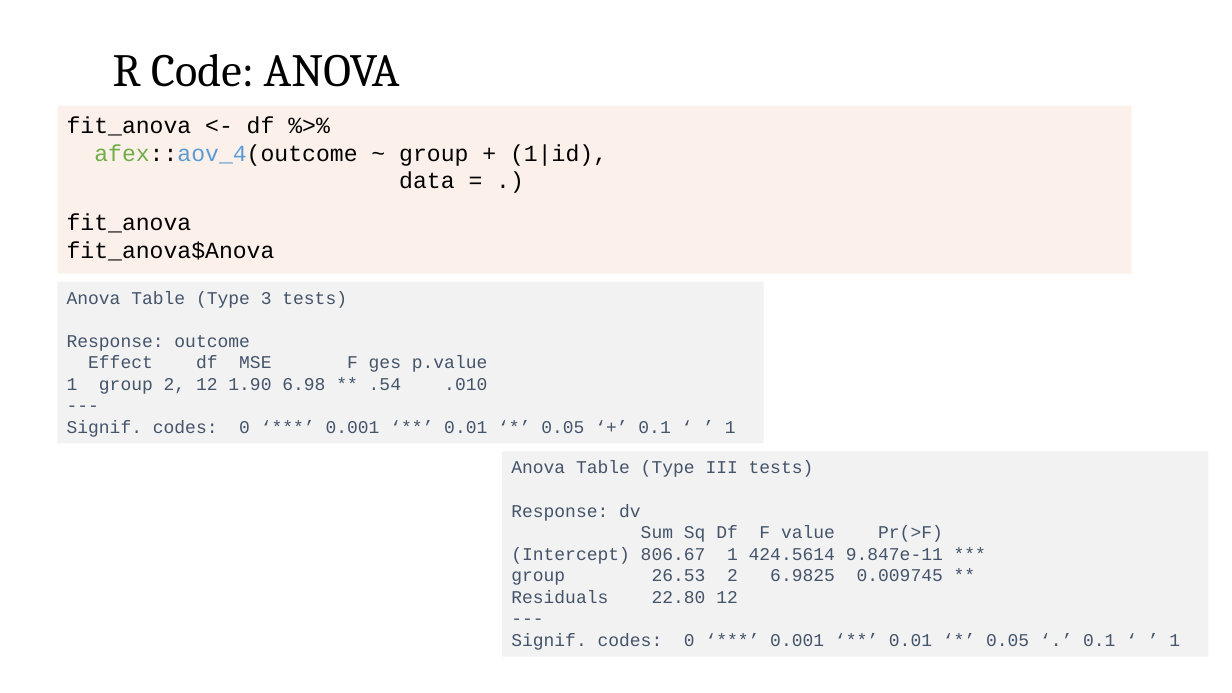
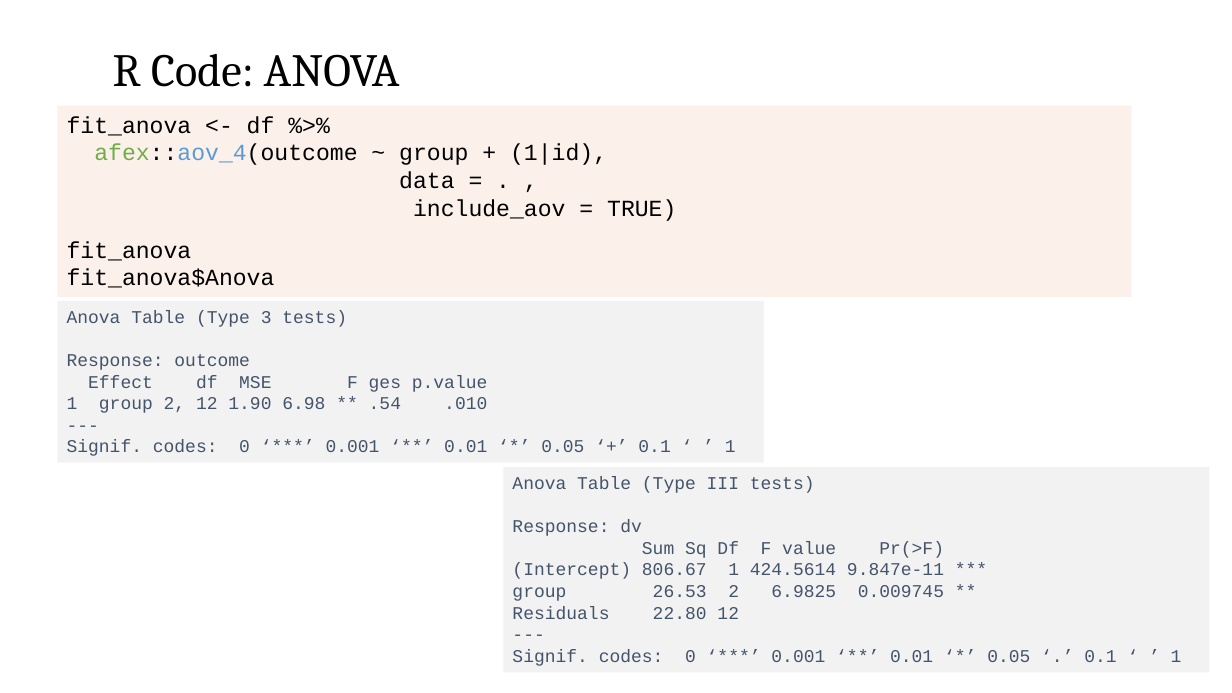
Before and after one commit to CEHS-research/PSY-6600_public, a slide deck: slide 37 of slides/ch12_oneANOVA.pptx. Drawn at 1232x693 pixels with LibreOffice and Linux fonts; fonts in the diff are those of the drawing. Boxes give left, top, right and bottom in pixels: in the first picture for what was removed or moved away, otherwise in the second. Text is boxed around its words. In the diff, an @@ line names an element or a change of style, - is before the commit and + after.

```diff
--- a/slides/ch12_oneANOVA.pptx
+++ b/slides/ch12_oneANOVA.pptx
@@ rectangle "fit_anova <- df %>%": place and size @@
-rectangle "fit_anova <- df %>%" at (57, 105, 1132, 274)
+rectangle "fit_anova <- df %>%" at (57, 105, 1132, 297)
@@ text in rectangle at (399, 171, 676, 221): text changed @@
-data = .)
+data = . ,
+include_aov = TRUE)
@@ rectangle "Anova Table (Type 3 tests)": place and size @@
-rectangle "Anova Table (Type 3 tests)" at (57, 282, 763, 444)
+rectangle "Anova Table (Type 3 tests)" at (57, 301, 763, 463)
@@ rectangle "Anova Table (Type III tests)": place and size @@
-rectangle "Anova Table (Type III tests)" at (502, 452, 1208, 657)
+rectangle "Anova Table (Type III tests)" at (504, 468, 1210, 673)
```
Also in this commit, not shown: 3 other slides changed, 3 other files.
